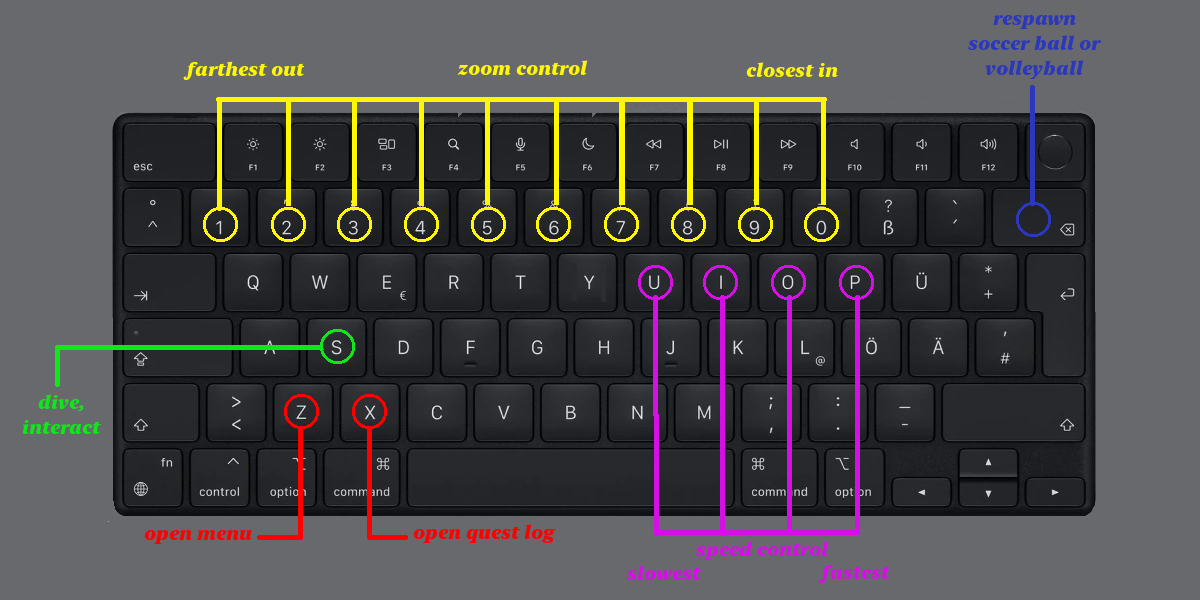
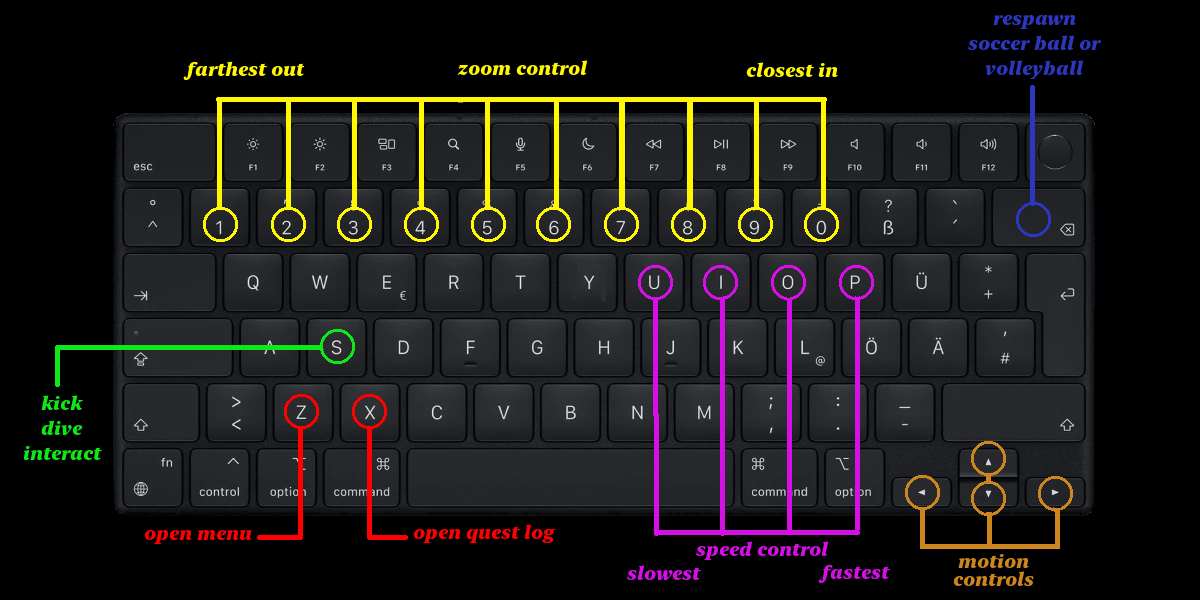
Layers edited between the first and the second 1200x600 image:
painted on "top" over 22, 97, 1073, 586
painted on "keyboard.webp" over 0, 0, 1200, 600
